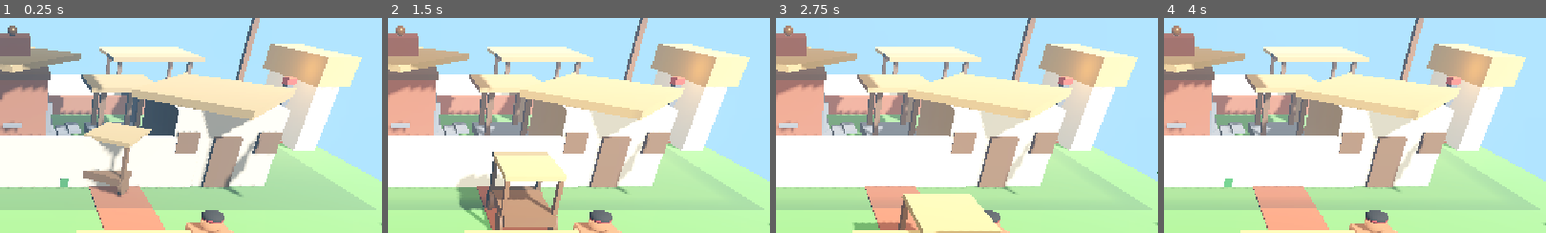
Above: before the commit, frames 1-4 (left to right).
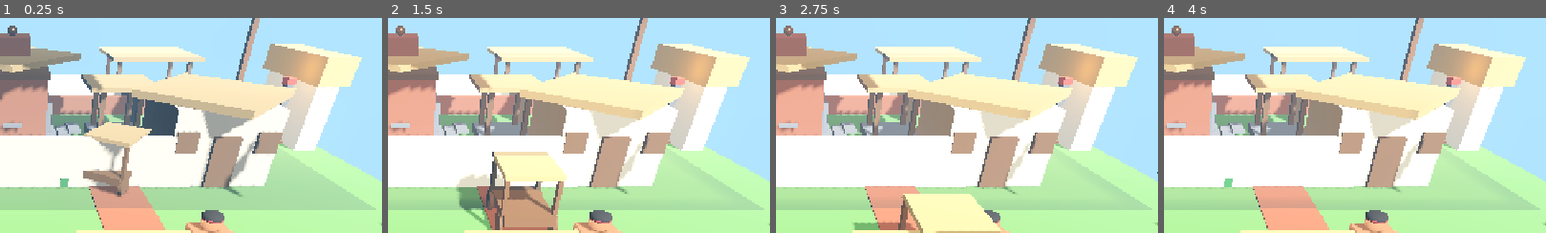
Above: after the commit, the same moments.

Repository: neerajaj96/kalari-game
Game: Godot game, scene res://scenes/village.tscn
Two runs of this game, one before a commit and one after it. Both use one fixed random seed, a clock stepped at 60 frames per second and the inputs below. This scene is started directly instead of the project's main scene.
Inputs (mouse positions are % of the whole screen's width and height, from its top left):
- Up to frame 1 (0.25 s): no input
- Up to frame 2 (1.5 s): move the mouse to (45, 70) at 0.52 s; hold Up (ui_up) 0.53-1.25 s; click (45, 70) at 0.67 s; drag from (80, 65) to (45, 70) at 1.27 s
- Up to frame 3 (2.75 s): move the mouse to (20, 35) at 2.02 s; hold Left (ui_left) from 2.03 s (still down)
- Up to frame 4 (4 s): release Left (ui_left) at 2.75 s; drag from (55, 50) to (20, 35) at 2.77 s; move the mouse to (35, 25) at 3.52 s; hold Down (ui_down) from 3.53 s (still down)
The pictures show only the part of the screen within x 48-98%, y 0-50%; the shares and areas given below are measured in that part.

The runs differ from the first frame. In frame 1, less than 0.1% of the frame differs, in the area x 2-5%, y 3-8%; in frame 2, less than 0.1%; in frame 3, less than 0.1%; in frame 4, less than 0.1%.

Commit message:
P2 surfaces: water schlick-ggx, wetness specular curve, hero metal tuning, wav loop_mode + 8t gate, versionCode 17 / 0.11.0-surface

Diff:
--- a/materials/copper.tres
+++ b/materials/copper.tres
@@ -2,5 +2,5 @@
 
 [resource]
 albedo_color = Color(0.78, 0.48, 0.22, 1)
-roughness = 0.35
-metallic = 0.5
+roughness = 0.3
+metallic = 0.85
--- a/materials/granite.tres
+++ b/materials/granite.tres
@@ -3,3 +3,5 @@
 [resource]
 albedo_color = Color(0.42, 0.43, 0.46, 1)
 roughness = 0.8
+metallic = 0.1
+metallic_specular = 0.6
--- a/materials/wood.tres
+++ b/materials/wood.tres
@@ -3,3 +3,4 @@
 [resource]
 albedo_color = Color(0.38, 0.24, 0.13, 1)
 roughness = 0.7
+metallic_specular = 0.4
--- a/scripts/ambience.gd
+++ b/scripts/ambience.gd
@@ -27,7 +27,7 @@
 		_players[name] = p
 	var beds := {"murmur": _murmur(), "drone": _drone(), "lap": _lap(), "wash": _wash(), "insects": _insects()}
 	for name in beds:
-		beds[name].loop = true
+		beds[name].loop_mode = AudioStreamWAV.LOOP_FORWARD
 		_players[name].stream = beds[name]
 		_players[name].play()
 
--- a/scripts/lighting_preset.gd
+++ b/scripts/lighting_preset.gd
@@ -151,11 +151,12 @@
 			var m := load(path) as StandardMaterial3D
 			if m == null:
 				continue
-			_wet_mats[path] = [m.albedo_color, m.roughness]
+			_wet_mats[path] = [m.albedo_color, m.roughness, m.metallic_specular]
 		var base: Array = _wet_mats[path]
 		var m: StandardMaterial3D = load(path)
-		m.albedo_color = (base[0] as Color).lerp((base[0] as Color) * 0.55, w)
-		m.roughness = lerpf(float(base[1]), 0.25, w)
+		m.albedo_color = (base[0] as Color).lerp((base[0] as Color) * 0.45, w)
+		m.roughness = lerpf(float(base[1]), 0.18, w)
+		m.metallic_specular = lerpf(float(base[2]), 0.85, w)
 	# Rain heaviness follows storm (amount reallocates — write only on change).
 	var rain = get_node_or_null("Rain") as CPUParticles3D
 	if rain:
--- a/shaders/water.gdshader
+++ b/shaders/water.gdshader
@@ -1,6 +1,6 @@
 // Backwater: 3-wave ripple, flow color, fresnel sheen, dual sparkle.
 shader_type spatial;
-render_mode blend_mix, depth_prepass_alpha, cull_disabled;
+render_mode blend_mix, depth_prepass_alpha, cull_disabled, specular_schlick_ggx;
 
 uniform vec4 shallow : source_color = vec4(0.16, 0.48, 0.55, 0.94);
 uniform vec4 deep : source_color = vec4(0.025, 0.16, 0.24, 0.96);
Not shown, changed: export_presets.cfg
Not shown, changed: tools/check.py
